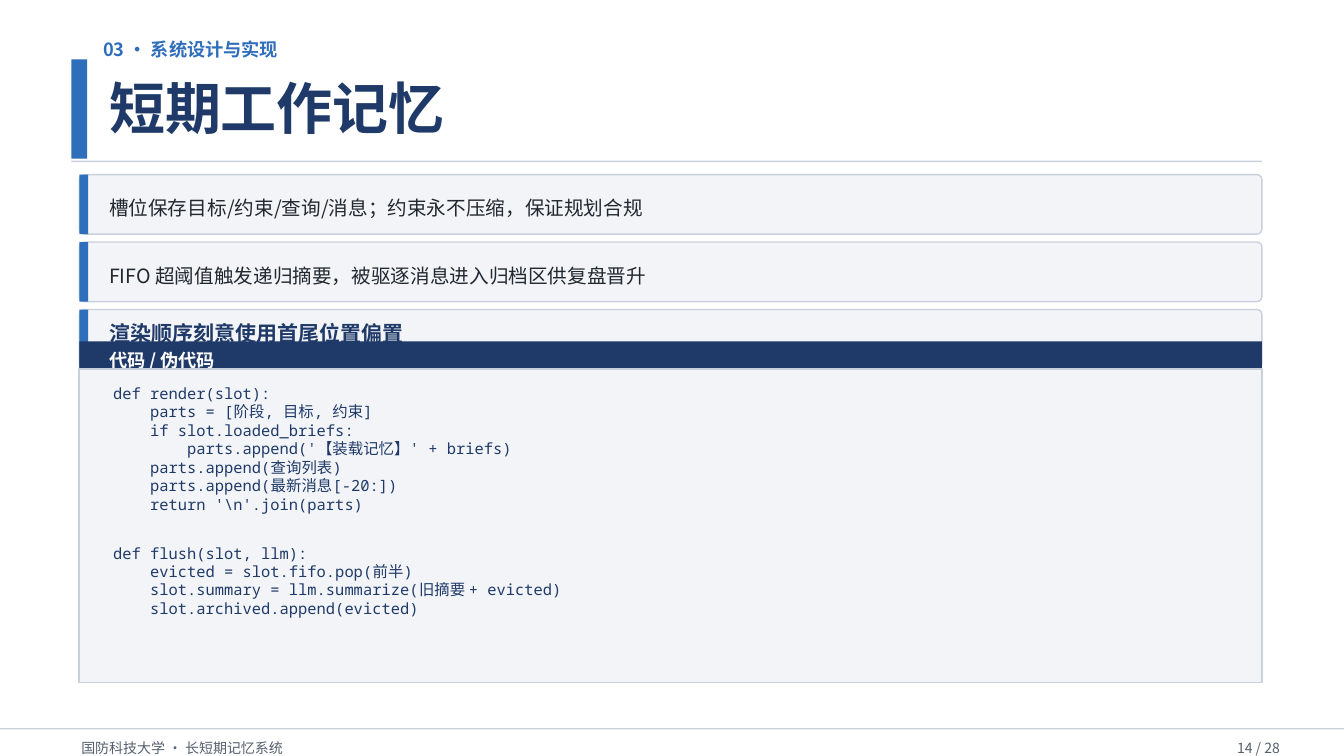
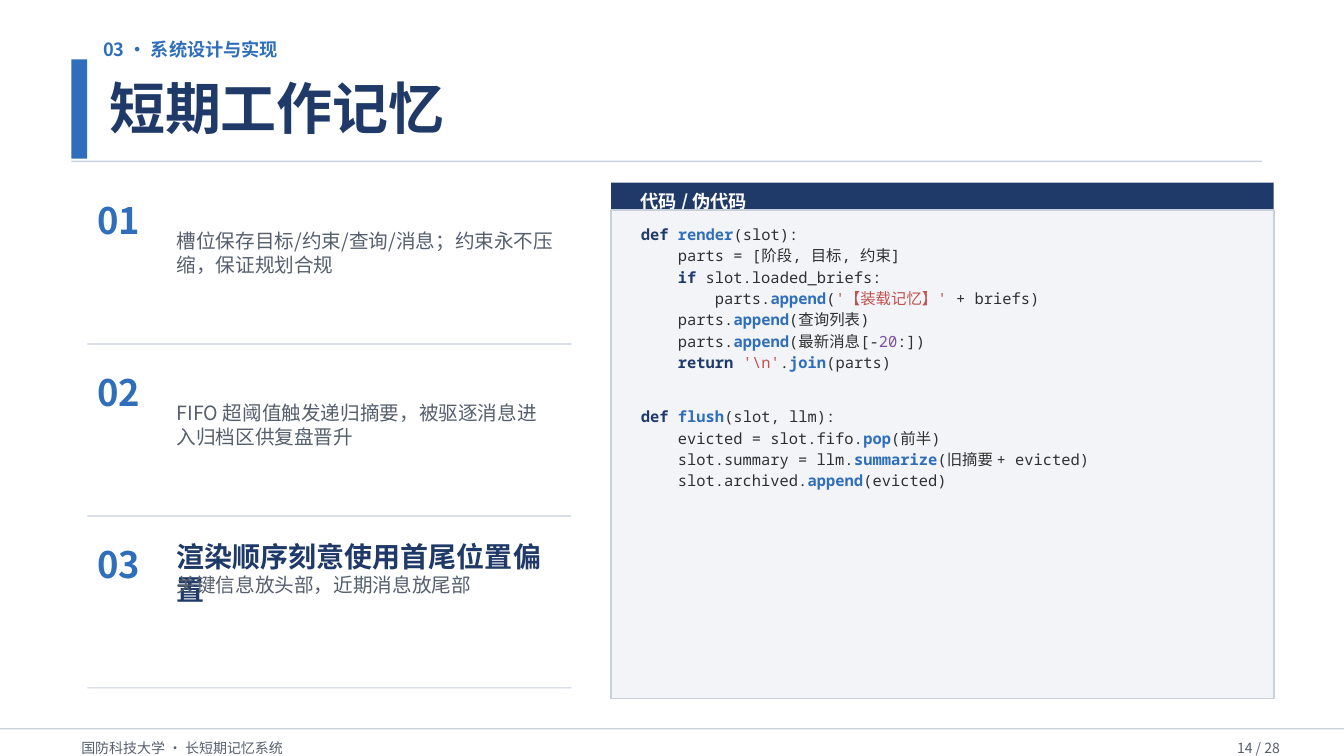
Before and after one commit to Outer-nebula-observer/yz-03, a slide deck: slide 14 of 汇报PPT/最终汇报成果.pptx. Drawn at 1344x756 pixels with LibreOffice and Linux fonts; fonts in the diff are those of the drawing. Boxes give left, top, right and bottom in pixels: in the first picture for what was removed or moved away, otherwise in the second. Text is boxed around its words. In the diff, an @@ line names an element or a change of style, - is before the commit and + after.

```diff
--- a/汇报PPT/最终汇报成果.pptx
+++ b/汇报PPT/最终汇报成果.pptx
@@ rounded rectangle removed at bbox=[80, 174, 1262, 234] @@
@@ rectangle removed at bbox=[80, 174, 89, 234] @@
@@ text added at bbox=[97, 206, 140, 235], 26 pt, text #2F6EBA, bold @@
+01
@@ rectangle added at bbox=[611, 182, 1273, 211], fill #1F3A68 @@
@@ text "代码 / 伪代码": place and size @@
-text "代码 / 伪代码" at bbox=[109, 348, 215, 372]
+text "代码 / 伪代码" at bbox=[641, 190, 746, 214]
@@ text "槽位保存目标/约束/查询/消息；约束永不压缩，保证规划合规": place and size @@
-text "槽位保存目标/约束/查询/消息；约束永不压缩，保证规划合规" at bbox=[109, 198, 643, 219]
+text "槽位保存目标/约束/查询/消息；约束永不压缩，保证规划合规" at bbox=[177, 231, 554, 274]
@@ text "槽位保存目标/约束/查询/消息；约束永不压缩，保证规划合规" at bbox=[177, 231, 554, 274]: text colour #222830 to #555F6E @@
@@ rectangle: place and size @@
-rectangle at bbox=[80, 369, 1262, 683]
+rectangle at bbox=[611, 211, 1273, 699]
@@ text "def render(slot):": place and size @@
-text "def render(slot):" at bbox=[113, 387, 561, 618]
+text "def render(slot):" at bbox=[641, 228, 1089, 490]
@@ text "def render(slot):" at bbox=[641, 228, 1089, 490]: text colour #1F3A68 to #2F6EBA in "render(slot):", "parts.append('【装载记忆】'", "parts.append(查询列表)", "parts.append(最新消息[-20:])" and 5 more places; text colour #1F3A68 to #303030 in "render(slot):", "parts = [阶段, 目标, 约束]", "slot.loaded_briefs:", "parts.append('【装载记忆】' + briefs)" and 7 more places; bold on in "def render(slot):", "if", "parts.append('【装载记忆】'", "parts.append(查询列表)" and 6 more places; text colour #1F3A68 to #C0504D in "parts.append('【装载记忆】'", "'\n'.join(parts)"; text colour #1F3A68 to #7B4FA6 in "parts.append(最新消息[-20:])"; more space between paragraphs @@
@@ rounded rectangle removed at bbox=[80, 242, 1262, 301] @@
@@ rectangle removed at bbox=[80, 242, 89, 301] @@
@@ rounded rectangle removed at bbox=[80, 310, 1262, 369] @@
@@ rectangle removed at bbox=[80, 310, 89, 369] @@
@@ rectangle removed at bbox=[80, 342, 1262, 370] @@
@@ rectangle added at bbox=[88, 344, 572, 345], fill #C8D0DC @@
@@ text added at bbox=[97, 378, 140, 407], 26 pt, text #2F6EBA, bold @@
+02
@@ text "FIFO 超阈值触发递归摘要，被驱逐消息进入归档区供复盘晋升" at bbox=[177, 403, 537, 446]: text colour #222830 to #555F6E @@
@@ text "FIFO 超阈值触发递归摘要，被驱逐消息进入归档区供复盘晋升": place and size @@
-text "FIFO 超阈值触发递归摘要，被驱逐消息进入归档区供复盘晋升" at bbox=[109, 266, 646, 285]
+text "FIFO 超阈值触发递归摘要，被驱逐消息进入归档区供复盘晋升" at bbox=[177, 403, 537, 446]
@@ rectangle added at bbox=[88, 515, 572, 516], fill #C8D0DC @@
@@ text "渲染顺序刻意使用首尾位置偏置": place and size @@
-text "渲染顺序刻意使用首尾位置偏置" at bbox=[109, 320, 403, 346]
+text "渲染顺序刻意使用首尾位置偏置" at bbox=[177, 543, 542, 570]
@@ text "渲染顺序刻意使用首尾位置偏置" at bbox=[177, 543, 542, 570]: size 15 to 20 pt @@
@@ text added at bbox=[97, 550, 140, 579], 26 pt, text #2F6EBA, bold @@
+03
@@ text "关键信息放头部，近期消息放尾部": place and size @@
-text "关键信息放头部，近期消息放尾部" at bbox=[109, 351, 381, 366]
+text "关键信息放头部，近期消息放尾部" at bbox=[177, 575, 471, 598]
@@ text "关键信息放头部，近期消息放尾部" at bbox=[177, 575, 471, 598]: size 13 to 14 pt @@
@@ rectangle added at bbox=[88, 688, 572, 689], fill #C8D0DC @@
```
Also in this commit, not shown: 6 other slides changed, 1 other file.
